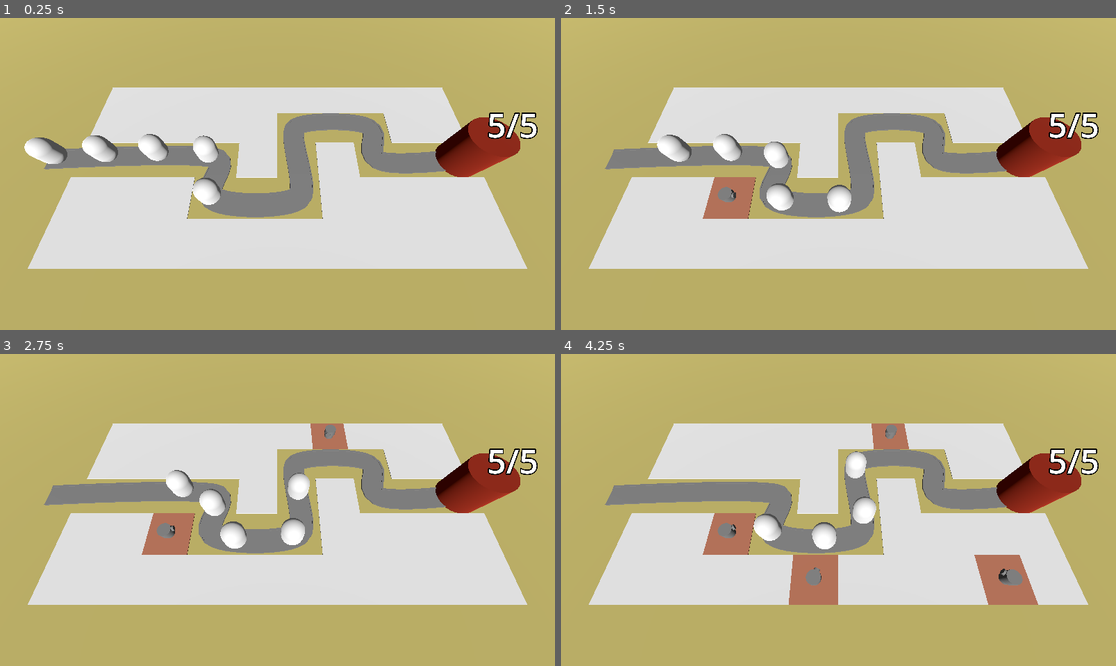
Above: before the commit, frames 1-4 (two rows, left to right).
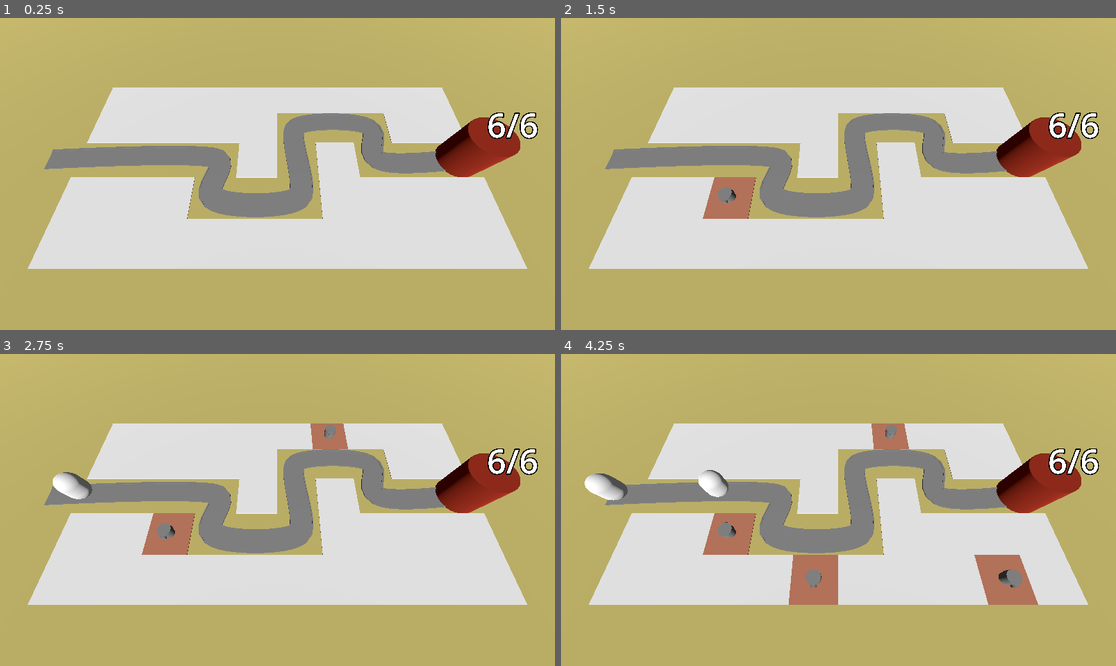
Above: after the commit, the same moments.

Repository: martelosso/GDT_BarbarianBlaster
Game: Godot game, scene res://BaseLevel.tscn
The game is run twice, just before and just after one commit, with the same random seed, the same clock (stepped at 60 frames per second) and the same inputs.
Inputs (mouse positions are in pixels of both pictures, inside the frame that each line leads up to):
- Up to frame 1 (0.25 s): no input
- Up to frame 2 (1.5 s): move the mouse to (960, 158) at 0.52 s; press the mouse at (960, 158) at 0.53 s; move the mouse to (727, 189) at 1.27 s; release the mouse at (727, 189) at 1.28 s; click (727, 189) at 1.35 s
- Up to frame 3 (2.75 s): move the mouse to (333, 441) at 2.02 s; press the mouse at (333, 441) at 2.03 s
- Up to frame 4 (4.25 s): move the mouse to (810, 572) at 2.77 s; release the mouse at (810, 572) at 2.78 s; click (810, 572) at 2.85 s; move the mouse to (1005, 556) at 3.52 s; press the mouse at (1005, 556) at 3.53 s

The runs differ from the first frame. In frame 1, 1.9% of the frame differs, in the area x 4-97%, y 30-60%; in frame 2, 1.7%; in frame 3, 2.1%; in frame 4, 2.2%, in the area x 4-97%, y 24-75%.

Commit message:
Lot of changes

Diff:
--- a/Base/base.gd
+++ b/Base/base.gd
@@ -1,12 +1,10 @@
 extends Node3D
-
 
 @export var max_health: int = 5
 
 var current_health: int:
-	set(health_in):
-		current_health = health_in
-		print("Life updated!")
+	set(health_inn):
+		current_health = health_inn
 		label_3d.text = str(current_health) + "/" + str(max_health)
 		var red: Color = Color.RED
 		var white: Color = Color.WHITE
@@ -16,10 +14,8 @@
 
 @onready var label_3d: Label3D = $Label3D
 
-
 func _ready() -> void:
 	current_health = max_health
 
 func take_damage() -> void:
-	print("damage delt to base!")
 	current_health -= 1
--- a/Base/base.tscn
+++ b/Base/base.tscn
@@ -19,6 +19,5 @@
 [node name="Label3D" type="Label3D" parent="."]
 transform = Transform3D(1, 0, 0, 0, 1, 0, 0, 0, 1, 0, 5.5, 0)
 billboard = 1
-text = "5"
 font_size = 512
 outline_size = 64
--- a/BaseLevel.tscn
+++ b/BaseLevel.tscn
@@ -1,9 +1,10 @@
-[gd_scene load_steps=10 format=3 uid="uid://c5wgk5dvrbi6d"]
+[gd_scene load_steps=11 format=3 uid="uid://c5wgk5dvrbi6d"]
 
 [ext_resource type="MeshLibrary" uid="uid://csatjq8atjifl" path="res://MeshLibraries/SpaceLibrary.tres" id="1_jtj71"]
 [ext_resource type="PackedScene" uid="uid://bg8vpu373wcd7" path="res://RayPickerCamera/ray_picker_camera.tscn" id="1_w1dvm"]
 [ext_resource type="PackedScene" uid="uid://csdg67d40klg6" path="res://Enemy/enemy.tscn" id="2_drcp6"]
 [ext_resource type="PackedScene" uid="uid://ba0t1jfi0fxll" path="res://Base/base.tscn" id="3_leid0"]
+[ext_resource type="Script" path="res://EnemyPath.gd" id="3_lgtd5"]
 [ext_resource type="Script" path="res://TurretManager.gd" id="5_kvy7i"]
 [ext_resource type="PackedScene" uid="uid://e4tulfmgcmig" path="res://Turret/turret.tscn" id="6_lpumb"]
 
@@ -44,10 +45,12 @@
 "cells": PackedInt32Array(65535, 65534, 0, 65531, 65535, 0, 65535, 2, 0, 4, 65535, 0, 65531, 65534, 0, 65531, 1, 0, 655 …(374 unchanged characters)…
 }
 
-[node name="Path3D" type="Path3D" parent="."]
+[node name="EnemyPath" type="Path3D" parent="."]
 curve = SubResource("Curve3D_2mkuq")
+script = ExtResource("3_lgtd5")
+enemy_scene = ExtResource("2_drcp6")
 
-[node name="Road" type="CSGPolygon3D" parent="Path3D"]
+[node name="Road" type="CSGPolygon3D" parent="EnemyPath"]
 polygon = PackedVector2Array(-1, 0, -1, 0.1, 1, 0.1, 1, 0)
 mode = 2
 path_node = NodePath("..")
@@ -60,7 +63,7 @@
 path_u_distance = 1.0
 path_joined = false
 
-[node name="LeftEdge" type="CSGPolygon3D" parent="Path3D"]
+[node name="LeftEdge" type="CSGPolygon3D" parent="EnemyPath"]
 polygon = PackedVector2Array(1.1, 0, 1.1, 0.15, 1, 0.15, 1, 0)
 mode = 2
 path_node = NodePath("..")
@@ -73,7 +76,7 @@
 path_u_distance = 1.0
 path_joined = false
 
-[node name="RightEdge" type="CSGPolygon3D" parent="Path3D"]
+[node name="RightEdge" type="CSGPolygon3D" parent="EnemyPath"]
 polygon = PackedVector2Array(-1.1, 0, -1.1, 0.15, -0.9, 0.15, -0.9, 0)
 mode = 2
 path_node = NodePath("..")
@@ -86,33 +89,16 @@
 path_u_distance = 1.0
 path_joined = false
 
-[node name="Enemy" parent="Path3D" instance=ExtResource("2_drcp6")]
-transform = Transform3D(-4.37112e-08, 0, -0.999995, 0, 1, 0, 0.999995, 0, -4.37112e-08, -23, 0, 2)
-loop = false
-
-[node name="Enemy2" parent="Path3D" instance=ExtResource("2_drcp6")]
-transform = Transform3D(0.0433365, 0, -0.999055, 0, 1, 0, 0.999055, 0, 0.0433365, -18.0069, 0, 1.7416)
-progress = 5.0
-loop = false
-
-[node name="Enemy3" parent="Path3D" instance=ExtResource("2_drcp6")]
-transform = Transform3D(0.0192951, 0, -0.999809, 0, 1, 0, 0.999809, 0, 0.0192951, -13.0095, 0, 1.57818)
-progress = 10.0
-loop = false
-
-[node name="Enemy4" parent="Path3D" instance=ExtResource("2_drcp6")]
-transform = Transform3D(-0.0611292, 0, -0.998125, 0, 1, 0, 0.998125, 0, -0.0611292, -8.01052, 0, 1.62425)
-progress = 15.0
-loop = false
-
-[node name="Enemy5" parent="Path3D" instance=ExtResource("2_drcp6")]
-transform = Transform3D(-0.977508, 0, 0.210873, 0, 1, 0, -0.210873, 0, -0.977508, -6.23245, 0, 4.78639)
-progress = 20.0
-loop = false
+[node name="Timer" type="Timer" parent="EnemyPath"]
+wait_time = 2.0
+autostart = true
 
 [node name="Base" parent="." instance=ExtResource("3_leid0")]
+max_health = 6
 
 [node name="TurretManager" type="Node3D" parent="." node_paths=PackedStringArray("enemy_path")]
 script = ExtResource("5_kvy7i")
 turret = ExtResource("6_lpumb")
-enemy_path = NodePath("../Path3D")
+enemy_path = NodePath("../EnemyPath")
+
+[connection signal="timeout" from="EnemyPath/Timer" to="EnemyPath" method="spawn_enemy"]
--- a/Enemy/enemy.gd
+++ b/Enemy/enemy.gd
@@ -1,23 +1,32 @@
 extends PathFollow3D
 
 @export var speed: float = 2.5
-@export var max_health: int = 50
-
-@onready var base = get_tree().get_first_node_in_group("base")
+@export var max_health := 50
+@export var gold_value := 15
 
 var current_health: int:
 	set(health_in):
+		if health_in < current_health:
+			animation_player.play("TakeDamage")
 		current_health = health_in
-		print("enemy took damage")
 		if current_health < 1:
+			bank.gold += gold_value
 			queue_free()
 
-func _ready() ->  void:
+@onready var base = get_tree().get_first_node_in_group("base")
+@onready var bank = get_tree().get_first_node_in_group("bank")
+@onready var animation_player: AnimationPlayer = $AnimationPlayer
+
+func _ready() -> void:
 	current_health = max_health
 
 # Called every frame. 'delta' is the elapsed time since the previous frame.
 func _process(delta: float) -> void:
-	progress += speed * delta
-	if progress_ratio == 1.0:
+	progress += delta * speed
+	print(progress)
+	print(progress_ratio)
+	if progress_ratio >= 1.0:
+		print("XXXXXXXXXXXXXXXXXXXXXXXXXXXXXXXXXXXXXXXXXXxx")
 		base.take_damage()
 		set_process(false)
+		queue_free()
--- a/Enemy/enemy.tscn
+++ b/Enemy/enemy.tscn
@@ -8,9 +8,50 @@
 radius = 1.0
 height = 3.0
 
+[sub_resource type="StandardMaterial3D" id="StandardMaterial3D_v0753"]
+no_depth_test = true
+shading_mode = 0
+
 [sub_resource type="CapsuleShape3D" id="CapsuleShape3D_sraog"]
 radius = 1.0
 height = 3.0
+
+[sub_resource type="Animation" id="Animation_8xsnt"]
+length = 0.001
+tracks/0/type = "value"
+tracks/0/imported = false
+tracks/0/enabled = true
+tracks/0/path = NodePath("DamageHighlight:visible")
+tracks/0/interp = 1
+tracks/0/loop_wrap = true
+tracks/0/keys = {
+"times": PackedFloat32Array(0),
+"transitions": PackedFloat32Array(1),
+"update": 1,
+"values": [false]
+}
+
+[sub_resource type="Animation" id="Animation_6vbxo"]
+resource_name = "TakeDamage"
+length = 0.1
+tracks/0/type = "value"
+tracks/0/imported = false
+tracks/0/enabled = true
+tracks/0/path = NodePath("DamageHighlight:visible")
+tracks/0/interp = 1
+tracks/0/loop_wrap = true
+tracks/0/keys = {
+"times": PackedFloat32Array(0, 0.1),
+"transitions": PackedFloat32Array(1, 1),
+"update": 1,
+"values": [true, false]
+}
+
+[sub_resource type="AnimationLibrary" id="AnimationLibrary_fv64l"]
+_data = {
+"RESET": SubResource("Animation_8xsnt"),
+"TakeDamage": SubResource("Animation_6vbxo")
+}
 
 [node name="Enemy" type="PathFollow3D"]
 script = ExtResource("1_ubker")
@@ -21,8 +62,19 @@
 material_override = SubResource("StandardMaterial3D_kl1dd")
 mesh = SubResource("CapsuleMesh_knebk")
 
+[node name="DamageHighlight" type="MeshInstance3D" parent="."]
+transform = Transform3D(1, 0, 0, 0, 1, 0, 0, 0, 1, 0, 1.5, 0)
+visible = false
+material_override = SubResource("StandardMaterial3D_v0753")
+mesh = SubResource("CapsuleMesh_knebk")
+
 [node name="EnemyArea3D" type="Area3D" parent="." groups=["enemy_area"]]
 
 [node name="CollisionShape3D" type="CollisionShape3D" parent="EnemyArea3D"]
 transform = Transform3D(1, 0, 0, 0, 1, 0, 0, 0, 1, 0, 1.5, 0)
 shape = SubResource("CapsuleShape3D_sraog")
+
+[node name="AnimationPlayer" type="AnimationPlayer" parent="."]
+libraries = {
+"": SubResource("AnimationLibrary_fv64l")
+}
--- /dev/null
+++ b/EnemyPath.gd
@@ -0,0 +1,7 @@
+extends Path3D
+
+@export var enemy_scene: PackedScene
+
+func spawn_enemy() -> void:
+	var new_enemy = enemy_scene.instantiate()
+	add_child(new_enemy)
--- a/Turret/projectile.gd
+++ b/Turret/projectile.gd
@@ -14,6 +14,6 @@
 
 func _on_area_entered(area: Area3D) -> void:
 	if area.is_in_group("enemy_area"):
-		print(area)
+		#print(area)
 		area.get_parent().current_health -= 25
 		queue_free()
--- a/Turret/turret.gd
+++ b/Turret/turret.gd
@@ -2,17 +2,35 @@
 extends Node3D
 
 @export var projectile: PackedScene
+@export var turret_range: float = 10.0
 
 var enemy_path: Path3D
+var target: PathFollow3D
 
 @onready var barrel: MeshInstance3D = $TurretBase/TurretTop/Barrel
+@onready var animation_player: AnimationPlayer = $AnimationPlayer
 
 func _physics_process(delta: float) -> void:
-	var enemy = enemy_path.get_children().back()
-	look_at(enemy.global_position, Vector3.UP, true)
+	target = find_best_target()
+	if target:
+		look_at(target.global_position, Vector3.UP, true)
 
 func _on_timer_timeout() -> void:
-	var shot = projectile.instantiate()
-	add_child(shot)
-	shot.global_position = barrel.global_position
-	shot.direction = global_transform.basis.z
+	if target:
+		var shot = projectile.instantiate()
+		add_child(shot)
+		shot.global_position = barrel.global_position
+		shot.direction = global_transform.basis.z
+		animation_player.play("fire")
+
+func find_best_target() -> PathFollow3D:
+	var best_target = null
+	var best_progress = 0
+	for enemy in enemy_path.get_children():
+		if enemy is PathFollow3D:
+			if enemy.progress > best_progress:
+				var distance = global_position.distance_to(enemy.global_position)
+				if distance <= turret_range:
+					best_target = enemy
+					best_progress = enemy.progress
+	return best_target
--- a/Turret/turret.tscn
+++ b/Turret/turret.tscn
@@ -15,6 +15,43 @@
 top_radius = 0.25
 bottom_radius = 0.25
 height = 0.75
+
+[sub_resource type="Animation" id="Animation_vbvp6"]
+length = 0.001
+tracks/0/type = "value"
+tracks/0/imported = false
+tracks/0/enabled = true
+tracks/0/path = NodePath("TurretBase/TurretTop:position")
+tracks/0/interp = 1
+tracks/0/loop_wrap = true
+tracks/0/keys = {
+"times": PackedFloat32Array(0),
+"transitions": PackedFloat32Array(1),
+"update": 0,
+"values": [Vector3(0, 0.3, 0)]
+}
+
+[sub_resource type="Animation" id="Animation_yxp38"]
+resource_name = "fire"
+length = 0.3
+tracks/0/type = "value"
+tracks/0/imported = false
+tracks/0/enabled = true
+tracks/0/path = NodePath("TurretBase/TurretTop:position")
+tracks/0/interp = 1
+tracks/0/loop_wrap = true
+tracks/0/keys = {
+"times": PackedFloat32Array(0, 0.3),
+"transitions": PackedFloat32Array(1, 1),
+"update": 0,
+"values": [Vector3(0, 0.3, -0.5), Vector3(0, 0.3, 0)]
+}
+
+[sub_resource type="AnimationLibrary" id="AnimationLibrary_jlv2a"]
+_data = {
+"RESET": SubResource("Animation_vbvp6"),
+"fire": SubResource("Animation_yxp38")
+}
 
 [node name="Turret" type="Node3D"]
 script = ExtResource("1_w44xe")
@@ -36,4 +73,9 @@
 [node name="Timer" type="Timer" parent="."]
 autostart = true
 
+[node name="AnimationPlayer" type="AnimationPlayer" parent="."]
+libraries = {
+"": SubResource("AnimationLibrary_jlv2a")
+}
+
 [connection signal="timeout" from="Timer" to="." method="_on_timer_timeout"]
Not shown: 1 places in Enemy/enemy.tscn that only renumber resources
Not shown: 4 places in MeshLibraries/SpaceLibrary.tres that only renumber resources
Not shown: 1 places in Turret/turret.tscn that only renumber resources
